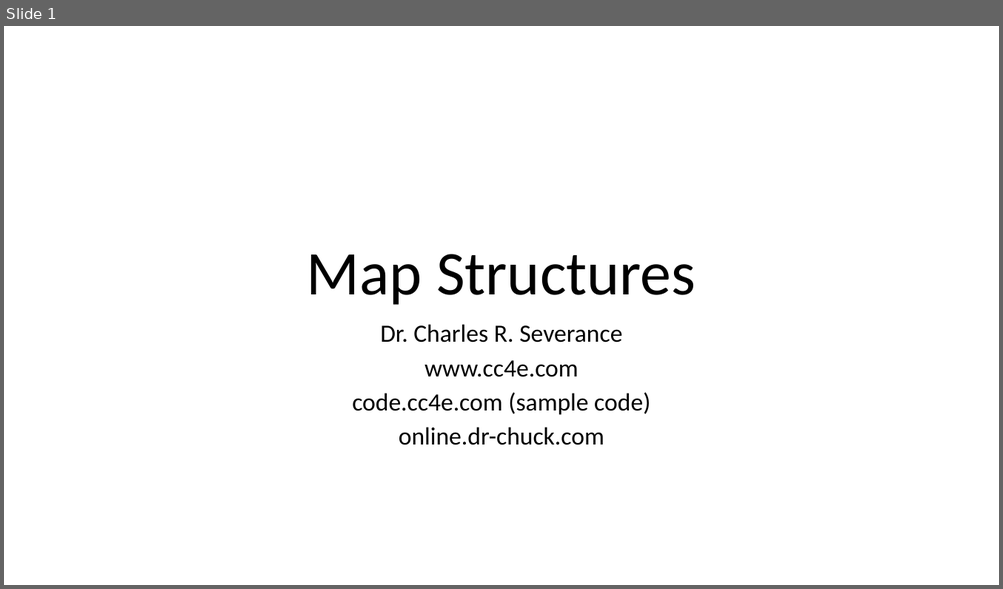
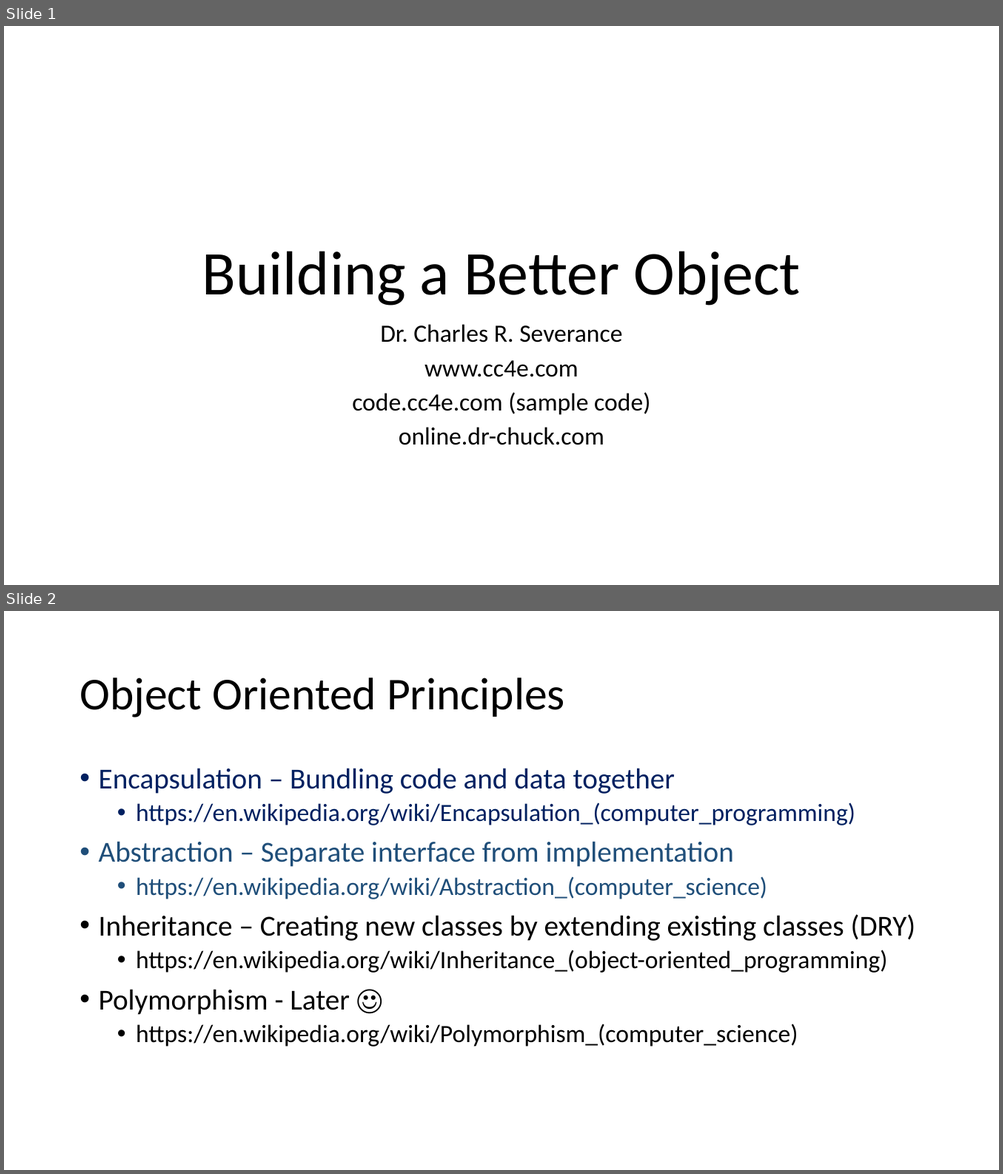
Before and after one commit to csev/cc4e, a slide deck: lectures/CC-04-Maps.pptx. Shown one above the other, each under a label of ours: slide 1 before the commit, slides 1 and 2 after it. The pictures are 1003x589 and 1003x1174 pixels, drawn with LibreOffice and Linux fonts; fonts in the diff are those of the drawing. Boxes give left, top, right and bottom in pixels: in the first picture for what was removed or moved away, otherwise in the second. Text is boxed around its words. In the diff, an @@ line names an element or a change of style, - is before the commit and + after.

```diff
--- a/lectures/CC-04-Maps.pptx
+++ b/lectures/CC-04-Maps.pptx
@@ slide 2 added at (4,611,999,1170), background #FFFFFF @@
@@ title added at (79,678,565,718), 44 pt, text #000000 @@
+Object Oriented Principles
@@ text added at (99,768,916,1047), 24 pt, text #000000 @@
+• Encapsulation – Bundling code and data together
+  • https://en.wikipedia.org/wiki/Encapsulation_(computer_programming)
+• Abstraction – Separate interface from implementation
+  • https://en.wikipedia.org/wiki/Abstraction_(computer_science)
+• Inheritance – Creating new classes by extending existing classes (DRY)
+  • https://en.wikipedia.org/wiki/Inheritance_(object-oriented_programming)
+• Polymorphism - Later ☺
+  • https://en.wikipedia.org/wiki/Polymorphism_(computer_science)
@@ slide 1 changed as well @@
@@ title at (202,251,800,306): text changed @@
-Map Structures
+Building a Better Object
```
Also in this commit, not shown: 1 other slide changed, 14 other slides added, 1 slide removed, 7 other files.
